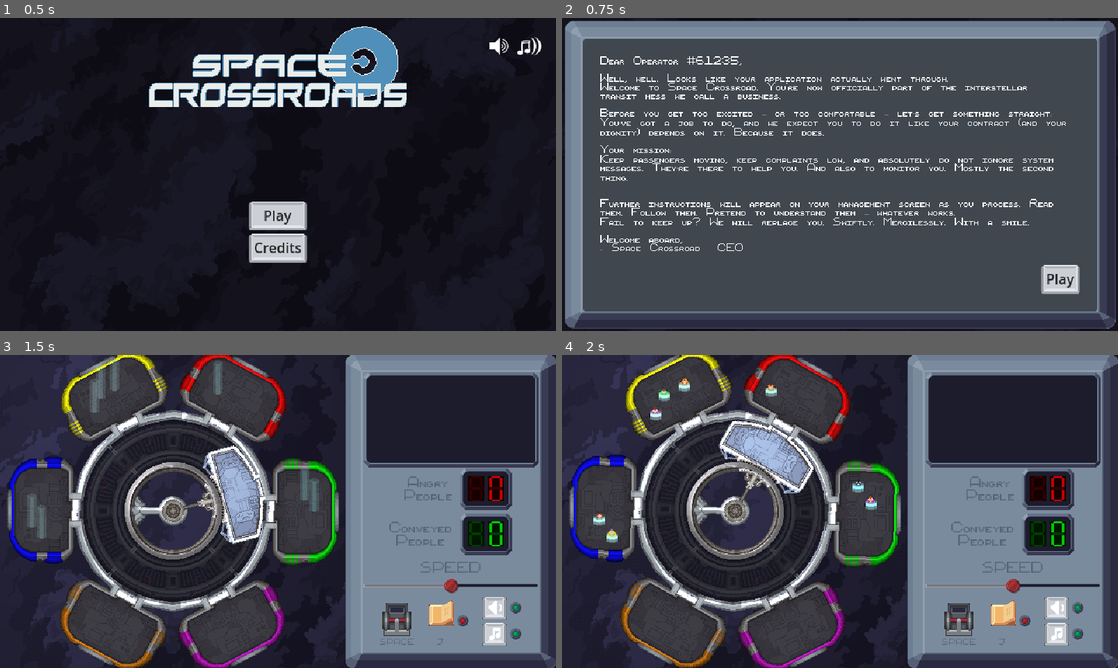
Above: before the commit, frames 1-4 (two rows, left to right).
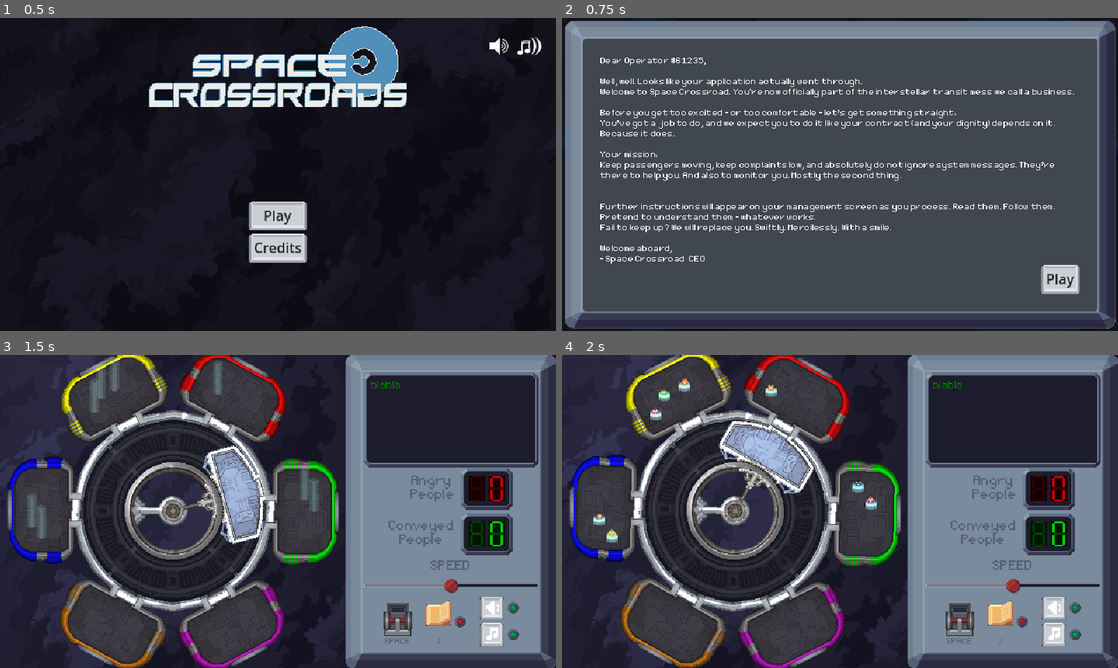
Above: after the commit, the same moments.

Repository: tehelka-gamedev/gmtk-2025
Game: Godot game, scene res://ui/main_menu/main_menu.tscn
Same seed, same stepped clock (60 frames per second), same inputs: the game is played once before the commit and once after it. Sound files missing from this copy of the repository are replaced by a short silence.
Inputs:
- Up to frame 1 (0.5 s): no input
- Up to frame 2 (0.75 s): click "Play" at 0.5 s
- Up to frame 3 (1.5 s): click "Play" at 1.25 s
- Up to frame 4 (2 s): no input

Frame 1 is identical in both runs. In frame 2, 6.5% of the frame differs, in the area x 6-93%, y 12-79%; in frame 3, 2.1%; in frame 4, 2.1%.

Commit message:
Fix font by changing font.............

Diff:
--- a/godot/game/intro.tscn
+++ b/godot/game/intro.tscn
@@ -53,24 +53,24 @@
 custom_minimum_size = Vector2(10, 10)
 layout_mode = 2
 size_flags_vertical = 1
-theme_override_font_sizes/font_size = 5
+theme_override_font_sizes/font_size = 17
 text = "Dear Operator #61235,
 
 Well, well. Looks like your application actually went through.
 Welcome to Space Crossroad. You're now officially part of the interstellar transit mess we call a business.
 
-Before you get too excited — or too comfortable — let’s get something straight:
+Before you get too excited - or too comfortable - let’s get something straight:
 You’ve got a job to do, and we expect you to do it like your contract (and your dignity) depends on it. Because it does.
 
 Your mission:
 Keep passengers moving, keep complaints low, and absolutely do not ignore system messages. They’re there to help you. And also to monitor you. Mostly the second thing.
 
 
-Further instructions will appear on your management screen as you process. Read them. Follow them. Pretend to understand them — whatever works.
+Further instructions will appear on your management screen as you process. Read them. Follow them. Pretend to understand them - whatever works.
 Fail to keep up? We will replace you. Swiftly. Mercilessly. With a smile.
 
 Welcome aboard,
-– Space Crossroad  CEO"
+- Space Crossroad  CEO"
 autowrap_mode = 3
 
 [node name="Button" type="Button" parent="MarginContainer/PanelContainer/PanelContainer/MarginContainer"]
--- a/godot/objects/npc/npc.tscn
+++ b/godot/objects/npc/npc.tscn
@@ -274,13 +274,13 @@
 
 [node name="Label" type="Label" parent="KeyHelper/TextureRect"]
 layout_mode = 0
-offset_left = 5.0
+offset_left = 6.0
 offset_top = 2.0
-offset_right = 19.0
+offset_right = 20.0
 offset_bottom = 17.0
 theme_type_variation = &"MetalLabel"
 theme_override_colors/font_color = Color(0, 0, 0, 1)
-theme_override_font_sizes/font_size = 5
+theme_override_font_sizes/font_size = 16
 text = "Q"
 
 [node name="TextureRect2" type="TextureRect" parent="KeyHelper"]
@@ -294,10 +294,10 @@
 
 [node name="Label" type="Label" parent="KeyHelper/TextureRect2"]
 layout_mode = 0
-offset_left = 5.0
+offset_left = 6.0
 offset_top = 2.0
-offset_right = 19.0
+offset_right = 20.0
 offset_bottom = 17.0
 theme_override_colors/font_color = Color(0, 0, 0, 1)
-theme_override_font_sizes/font_size = 5
+theme_override_font_sizes/font_size = 16
 text = "W"
--- a/godot/ui/control_panel.tscn
+++ b/godot/ui/control_panel.tscn
@@ -111,7 +111,7 @@
 [node name="Shortcut" type="Label" parent="VBoxContainer2/VBoxContainer/MarginContainer/HBoxContainer/VBoxContainer2"]
 layout_mode = 2
 theme_type_variation = &"MetalLabel"
-theme_override_font_sizes/font_size = 4
+theme_override_font_sizes/font_size = 16
 text = "SPACE"
 horizontal_alignment = 1
 vertical_alignment = 1
--- a/godot/ui/control_panel/MessagePanel.tscn
+++ b/godot/ui/control_panel/MessagePanel.tscn
@@ -17,6 +17,8 @@
 layout_mode = 2
 size_flags_vertical = 0
 theme_type_variation = &"ScreenLabel"
+text = "blabla
+"
 autowrap_mode = 2
 
 [node name="MessageTimer" type="Timer" parent="."]
--- a/godot/ui/control_panel/jinglebutton.tscn
+++ b/godot/ui/control_panel/jinglebutton.tscn
@@ -22,7 +22,7 @@
 layout_mode = 2
 size_flags_vertical = 10
 theme_type_variation = &"MetalLabel"
-theme_override_font_sizes/font_size = 4
+theme_override_font_sizes/font_size = 16
 text = "J"
 horizontal_alignment = 1
 vertical_alignment = 1
--- a/godot/ui/theme/game_theme.tres
+++ b/godot/ui/theme/game_theme.tres
@@ -10,7 +10,7 @@
 [ext_resource type="Texture2D" uid="uid://blxe4jooyhds0" path="res://ui/theme/lever/lever_pressed.png" id="6_lma5b"]
 [ext_resource type="Texture2D" uid="uid://b4bfsioo4c7dr" path="res://ui/theme/screen/screentemplate.png" id="6_xyriv"]
 [ext_resource type="Texture2D" uid="uid://dj4fc6d6p6lyj" path="res://ui/theme/lever/lever_normal.png" id="7_xfrak"]
-[ext_resource type="FontFile" uid="uid://dxr1rsl7b7yq5" path="res://ui/theme/font/9x9-pix.otf" id="8_fh0ds"]
+[ext_resource type="FontFile" uid="uid://brleurrpe7rcf" path="res://ui/theme/font/Minimal5x7.ttf" id="8_fh0ds"]
 
 [sub_resource type="StyleBoxEmpty" id="StyleBoxEmpty_t0hud"]
 
@@ -79,7 +79,7 @@
 JingleButton/styles/normal = SubResource("StyleBoxEmpty_lma5b")
 JingleButton/styles/pressed = SubResource("StyleBoxEmpty_xfrak")
 Label/constants/line_spacing = 0
-Label/font_sizes/font_size = 7
+Label/font_sizes/font_size = 25
 Label/fonts/font = ExtResource("8_fh0ds")
 Lever/base_type = &"CheckButton"
 Lever/icons/checked = ExtResource("6_lma5b")
@@ -95,4 +95,4 @@
 Screen/styles/panel = SubResource("StyleBoxTexture_v4iik")
 ScreenLabel/base_type = &"Label"
 ScreenLabel/colors/font_color = Color(0, 0.466667, 0, 1)
-ScreenLabel/font_sizes/font_size = 7
+ScreenLabel/font_sizes/font_size = 20
Not shown, changed: godot/audio/SE/job-well-done.wav.import
Not shown, changed: godot/audio/SE/message_bip.wav.import
Binary file removed: godot/ui/theme/font/9x9-pix.otf
Binary file added: godot/ui/theme/font/Minimal5x7.ttf
Not shown, changed: godot/ui/theme/font/Minimal5x7.ttf.import
Not shown, removed: godot/ui/theme/font/license.txt
